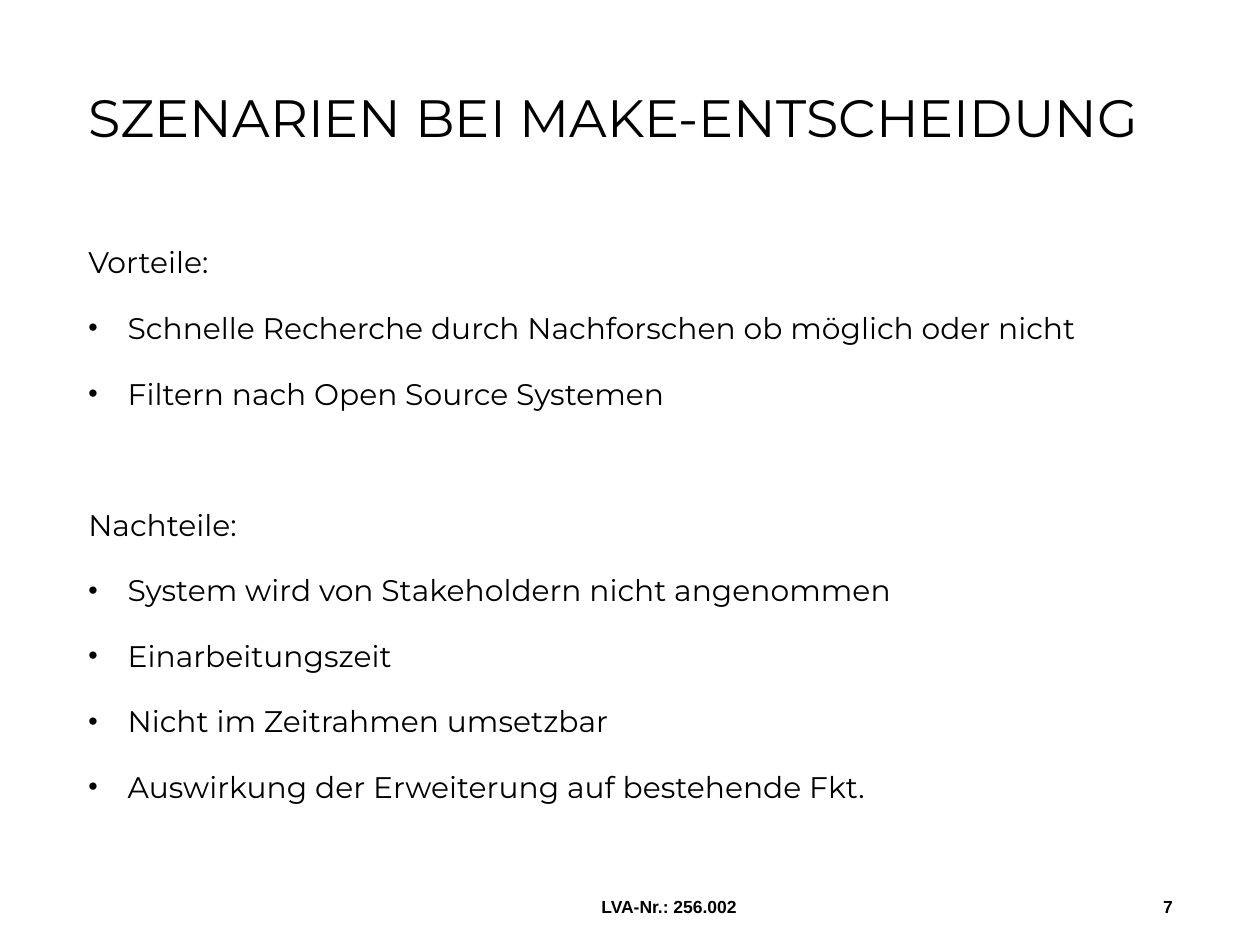
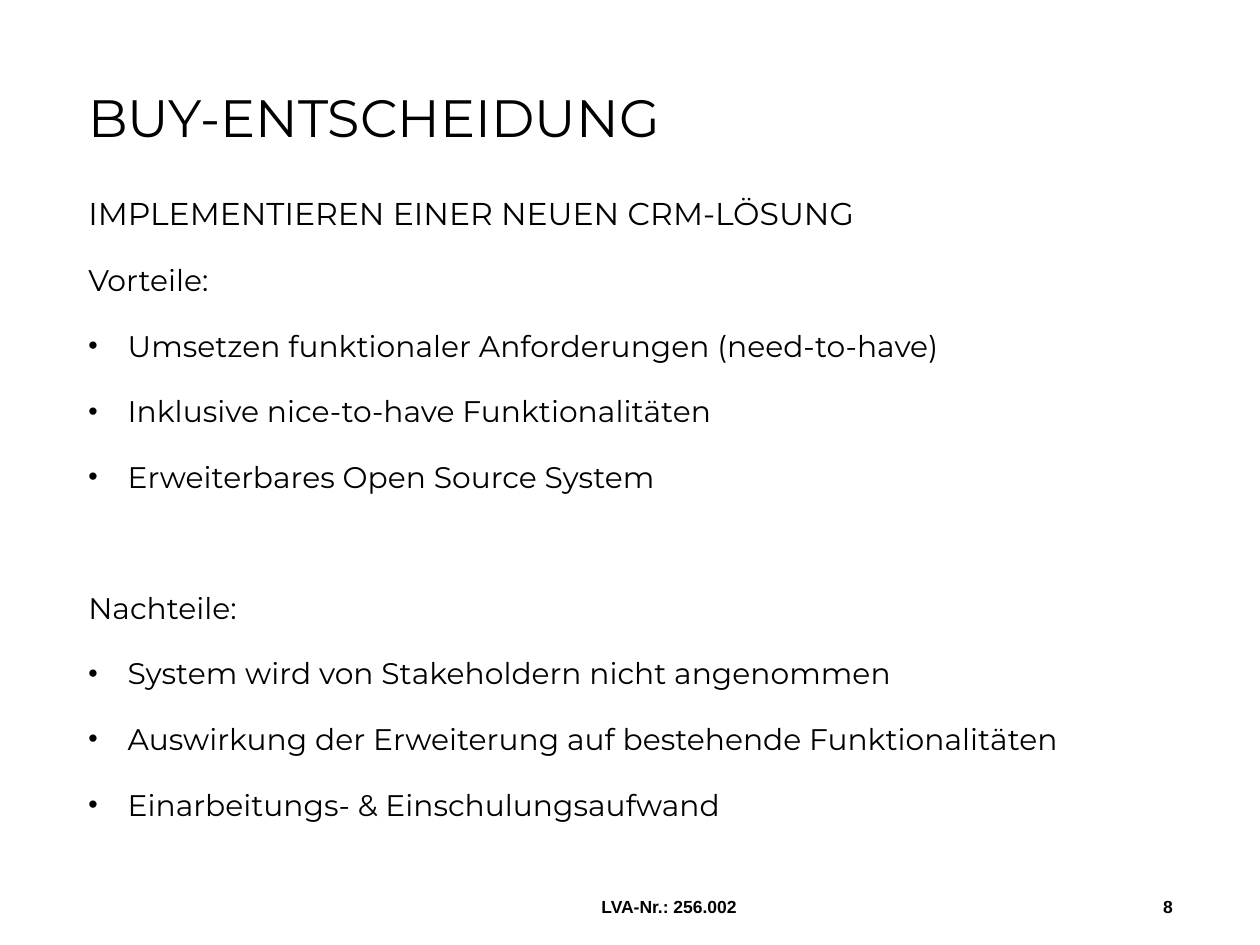
Before and after one commit to MilosTomic123/IT_Projekt_SS19, a slide deck: slide 8 of 2. Meilenstein.pptx (slide 7 before the commit). Drawn at 1260x945 pixels with LibreOffice and Linux fonts; fonts in the diff are those of the drawing; background and template pictures are left out. Boxes give left, top, right and bottom in pixels: in the first picture for what was removed or moved away, otherwise in the second. Text is boxed around its words. In the diff, an @@ line names an element or a change of style, - is before the commit and + after.

Commit message:
Update nach 2 Meilenstein

```diff
--- a/2. Meilenstein.pptx
+++ b/2. Meilenstein.pptx
@@ title at box(88, 100, 854, 226): text changed; size 30 to 18 pt @@
-SZENARIEN BEI MAKE-ENTSCHEIDUNG
+BUY-ENTSCHEIDUNG
+IMPLEMENTIEREN EINER NEUEN CRM-LÖSUNG
@@ text "Vorteile:": place and size @@
-text "Vorteile:" at box(88, 251, 1075, 804)
+text "Vorteile:" at box(88, 269, 1057, 822)
@@ text at box(128, 334, 938, 494): text changed @@
-• Schnelle Recherche durch Nachforschen ob möglich oder nicht
-• Filtern nach Open Source Systemen
+• Umsetzen funktionaler Anforderungen (need-to-have)
+• Inklusive nice-to-have Funktionalitäten
+• Erweiterbares Open Source System
@@ text at box(128, 727, 1057, 822): text changed @@
-• Einarbeitungszeit
-• Nicht im Zeitrahmen umsetzbar
-• Auswirkung der Erweiterung auf bestehende Fkt.
+• Auswirkung der Erweiterung auf bestehende Funktionalitäten
+• Einarbeitungs- & Einschulungsaufwand
@@ page number at box(1163, 901, 1173, 913): text changed @@
-7
+8
```
Also in this commit, not shown: 8 other slides changed, 5 slides added, 2 other files.
